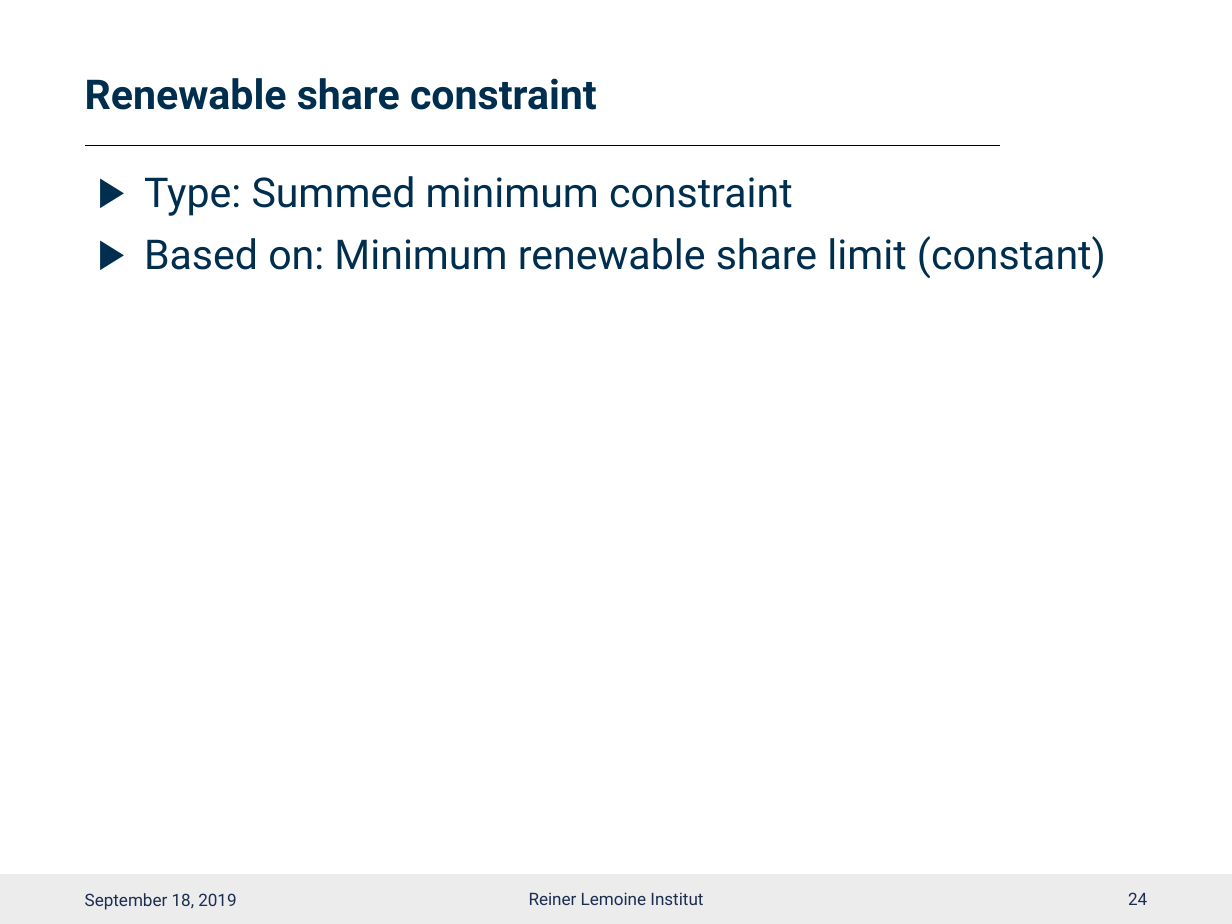
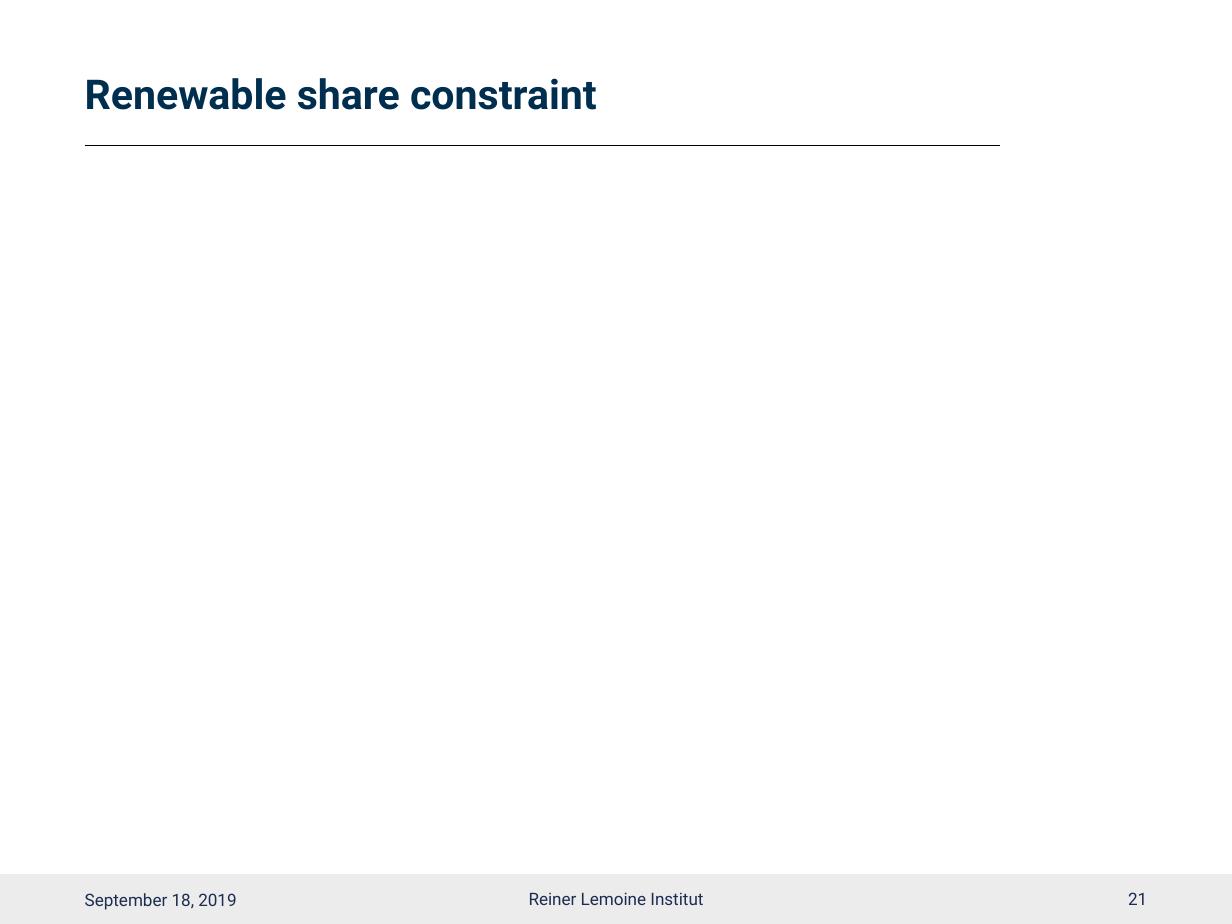
Before and after one commit to smartie2076/oemof_workshop, a slide deck: slide 22 of Oemof_Workshop_07_Constraints.pptx (slide 25 before the commit). Drawn at 1232x924 pixels with LibreOffice and Linux fonts; fonts in the diff are those of the drawing; grey boxes stand for pictures; background and template pictures are left out. Boxes give left, top, right and bottom in pixels: in the first picture for what was removed or moved away, otherwise in the second. Text is boxed around its words. In the diff, an @@ line names an element or a change of style, - is before the commit and + after.

```diff
--- a/Oemof_Workshop_07_Constraints.pptx
+++ b/Oemof_Workshop_07_Constraints.pptx
@@ text removed at (144, 176, 1106, 278) @@
-▶ Type: Summed minimum constraint
-▶ Based on: Minimum renewable share limit (constant)
@@ page number at (1128, 892, 1147, 905): text changed @@
-24
+21
```
Also in this commit, not shown: 11 other slides changed, 2 slides removed, 1 other file.
